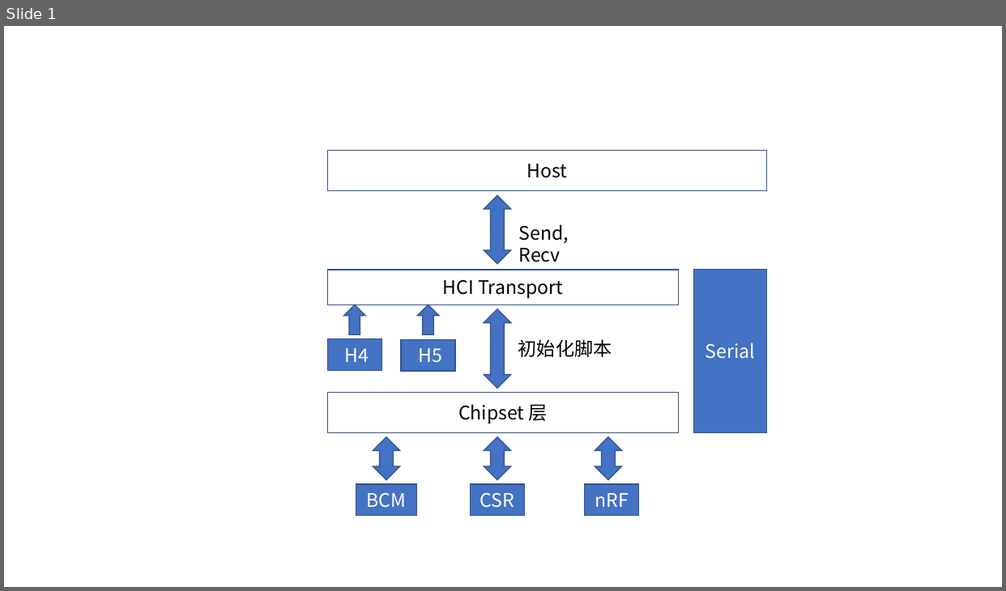
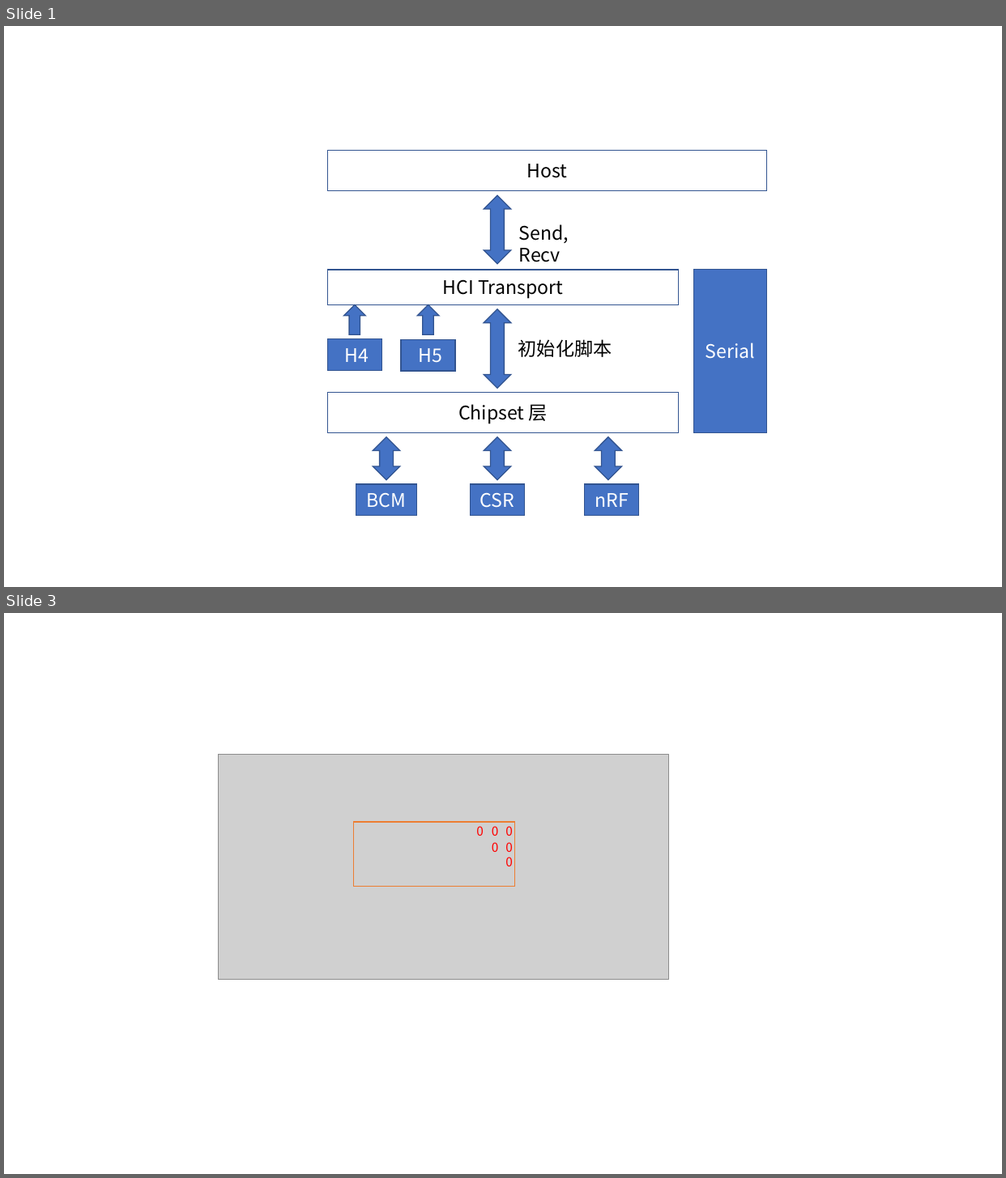
Before and after one commit to Jackistang/HM, a slide deck: docs/framework.pptx. Shown one above the other, each under a label of ours: slide 1 before the commit, slides 1 and 3 after it; the slides between them are not shown. The pictures are 1006x591 and 1006x1178 pixels, drawn with LibreOffice and Linux fonts; fonts in the diff are those of the drawing; grey boxes stand for pictures. Boxes give left, top, right and bottom in pixels: in the first picture for what was removed or moved away, otherwise in the second. Text is boxed around its words. In the diff, an @@ line names an element or a change of style, - is before the commit and + after.

```diff
--- a/docs/framework.pptx
+++ b/docs/framework.pptx
@@ slide 3 added at [4,613,1002,1174], background #FFFFFF @@
@@ group added at [219,755,669,980]: 6 texts, 1 picture, 1 rectangle @@
+0
+0
+0
+0
+0
+0
```
Also in this commit, not shown: 1 other slide added, 2 other files.
